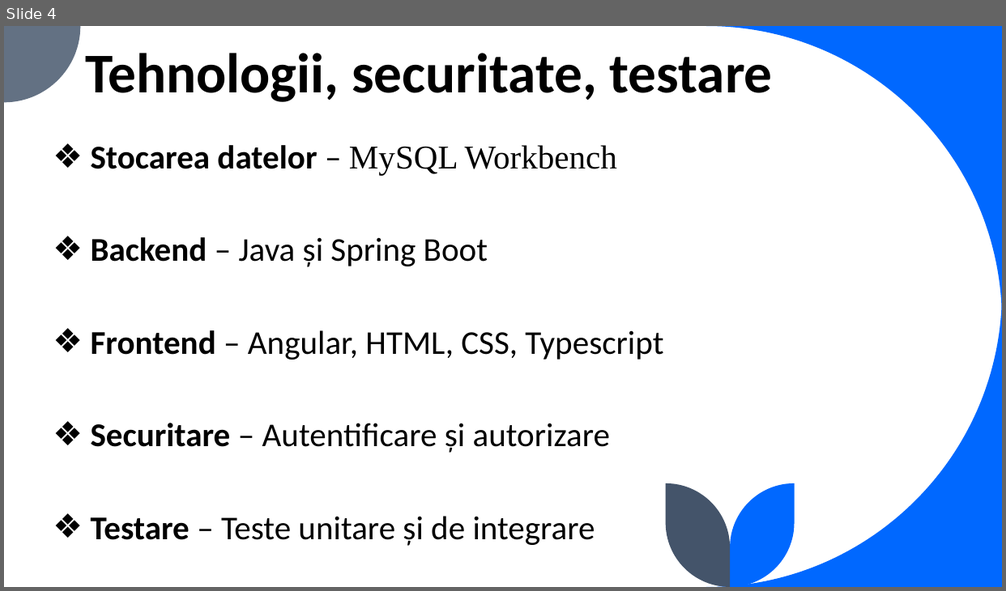
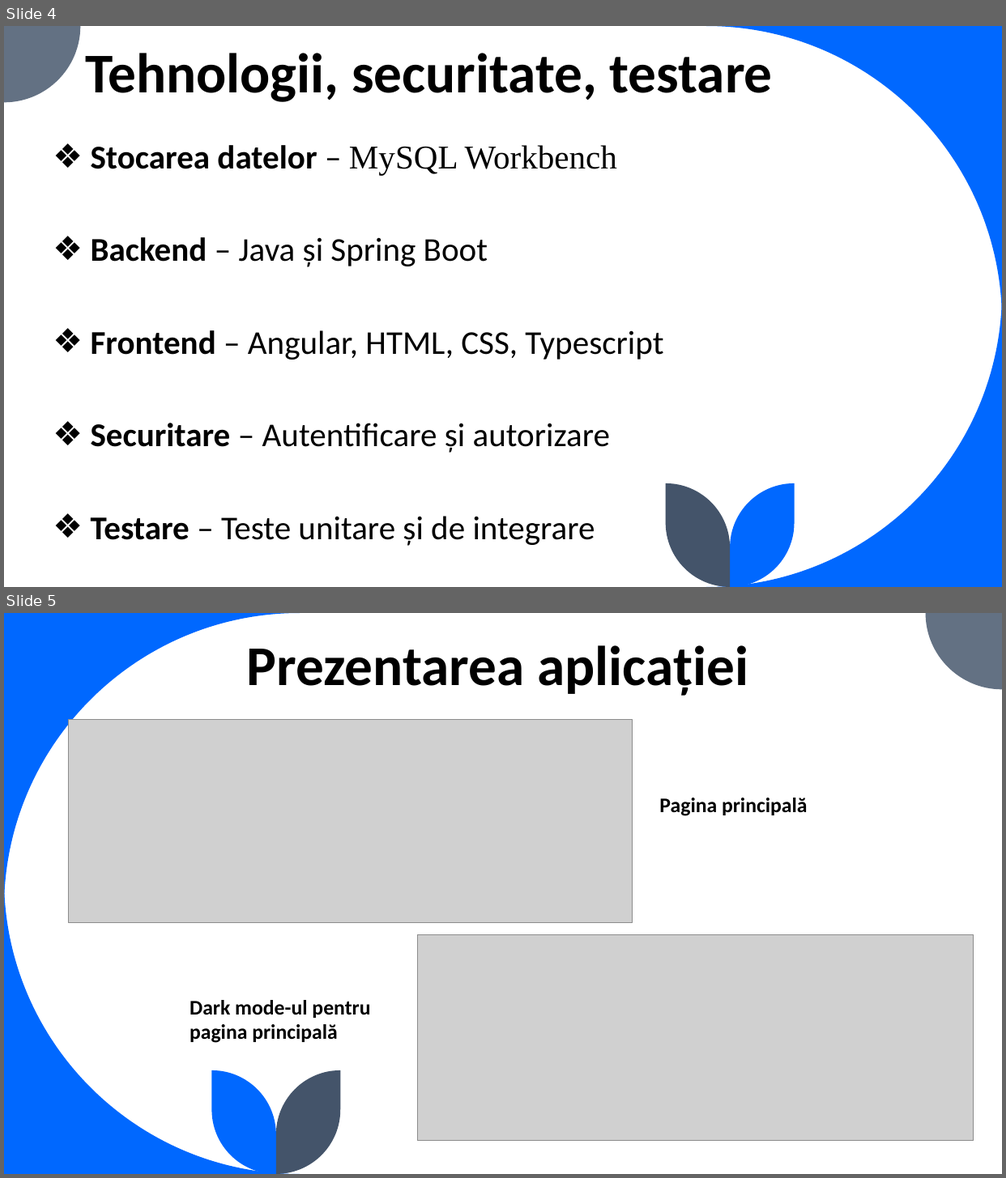
Before and after one commit to ruxiii/Licenta, a slide deck: documentatie/Licenta.pptx. Shown one above the other, each under a label of ours: slide 4 before the commit, slides 4 and 5 after it. The pictures are 1006x591 and 1006x1178 pixels, drawn with LibreOffice and Linux fonts; fonts in the diff are those of the drawing; grey boxes stand for pictures. Boxes give left, top, right and bottom in pixels: in the first picture for what was removed or moved away, otherwise in the second. Text is boxed around its words. In the diff, an @@ line names an element or a change of style, - is before the commit and + after.

```diff
--- a/documentatie/Licenta.pptx
+++ b/documentatie/Licenta.pptx
@@ slide 5 added at (x1=4, y1=613, x2=1002, y2=1174), background #FFFFFF @@
@@ text added at (x1=246, y1=645, x2=748, y2=696), 54 pt, text #000000, bold @@
+Prezentarea aplicației
@@ picture added at (x1=68, y1=719, x2=632, y2=923) @@
@@ title added at (x1=659, y1=798, x2=808, y2=816), 20 pt, text #000000, bold @@
+Pagina principală
@@ picture added at (x1=417, y1=935, x2=974, y2=1142) @@
@@ text added at (x1=189, y1=1000, x2=370, y2=1043), 20 pt, text #000000, bold @@
+Dark mode-ul pentru
+pagina principală
@@ group added at (x1=4, y1=613, x2=1002, y2=1174): 5 freeform shapes @@
```
Also in this commit, not shown: 1 slide changed, 6 other slides added, 1 slide removed.
